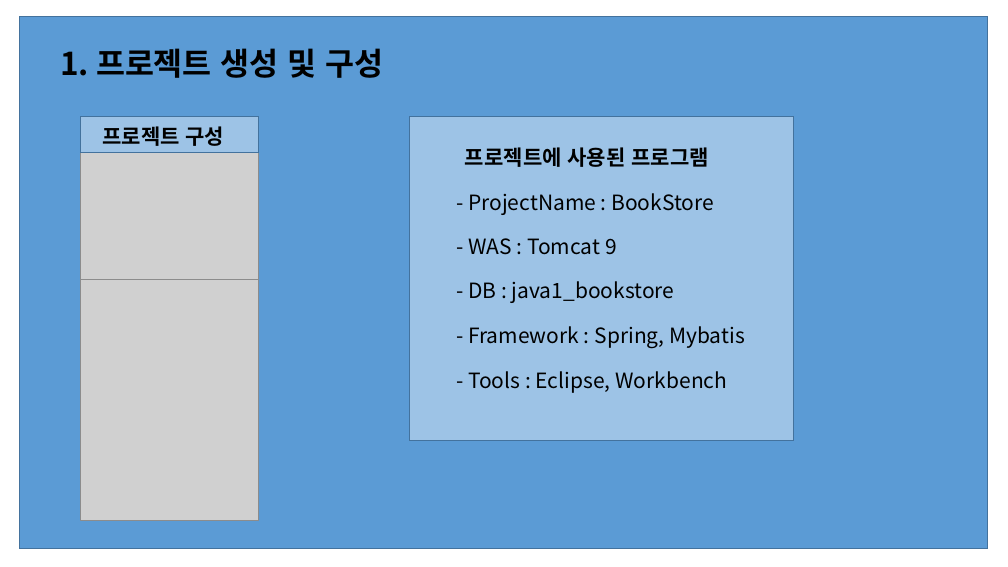
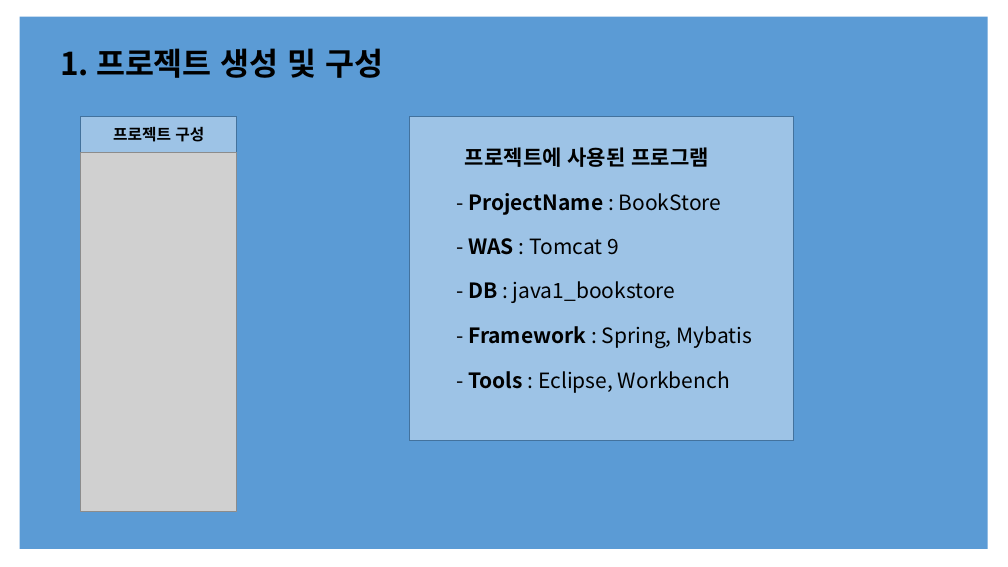
Before and after one commit to GGGGGGGGGGGGGGGil/Performance-Evaluation, a slide deck: slide 3 of 10.모던 웹 애플리케이션 개발2/모던 웹 애플리케이션 개발2_길은섭.pptx. Drawn at 1008x567 pixels with LibreOffice and Linux fonts; fonts in the diff are those of the drawing; grey boxes stand for pictures. Boxes give left, top, right and bottom in pixels: in the first picture for what was removed or moved away, otherwise in the second. Text is boxed around its words. In the diff, an @@ line names an element or a change of style, - is before the commit and + after.

```diff
--- a/10.모던 웹 애플리케이션 개발2/모던 웹 애플리케이션 개발2_길은섭.pptx
+++ b/10.모던 웹 애플리케이션 개발2/모던 웹 애플리케이션 개발2_길은섭.pptx
@@ rectangle at box(20, 17, 988, 549): outline #43739E 1 pt to none @@
@@ rectangle: place and size @@
-rectangle at box(81, 117, 259, 153)
+rectangle at box(81, 117, 237, 153)
@@ text "프로젝트 구성" at box(113, 127, 204, 142): size 20 to 15 pt; alignment left to centre @@
@@ picture: place and size @@
-picture at box(81, 279, 259, 520)
+picture at box(81, 153, 237, 512)
@@ picture removed at box(81, 153, 259, 280) @@
@@ text "- ProjectName : BookStore" at box(468, 193, 722, 215): bold on in "ProjectName" @@
@@ text "- WAS : Tomcat 9" at box(468, 238, 619, 255): bold on in "WAS" @@
@@ text "- DB : java1_bookstore" at box(468, 281, 676, 303): bold on in "DB" @@
@@ text "- Framework : Spring, Mybatis" at box(468, 326, 752, 348): bold on in "Framework" @@
@@ text "- Tools : Eclipse, Workbench" at box(468, 371, 730, 393): bold on in "Tools" @@
```
Also in this commit, not shown: 7 other slides changed, 2 slides added, 1 other file.
